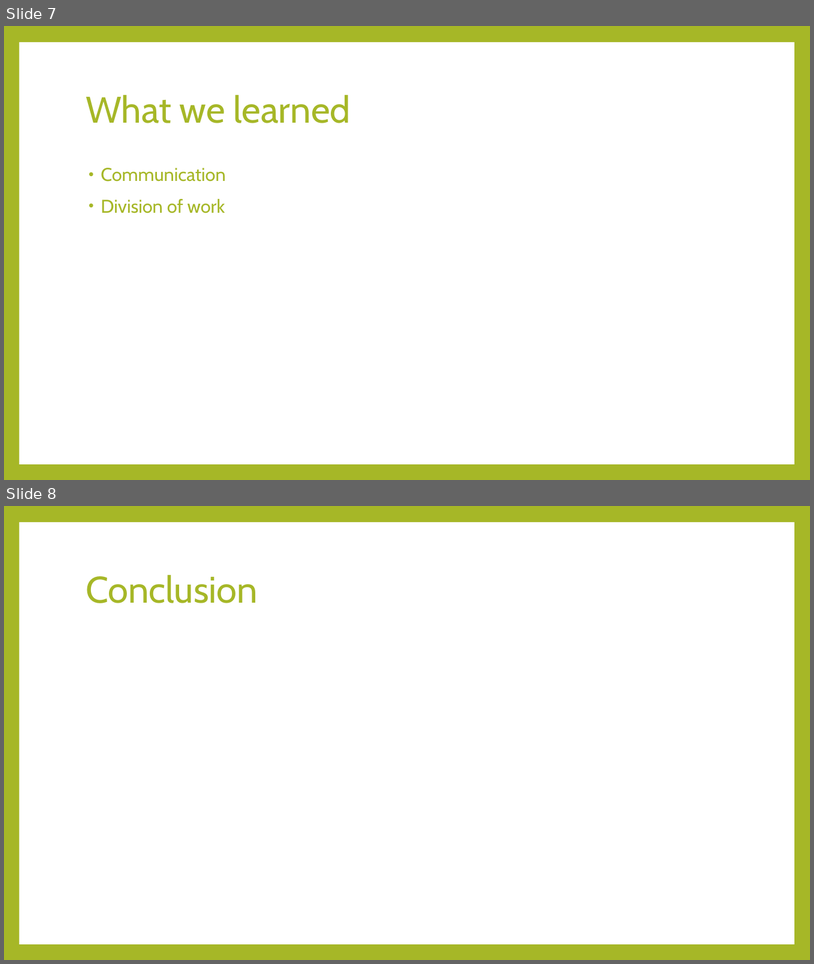
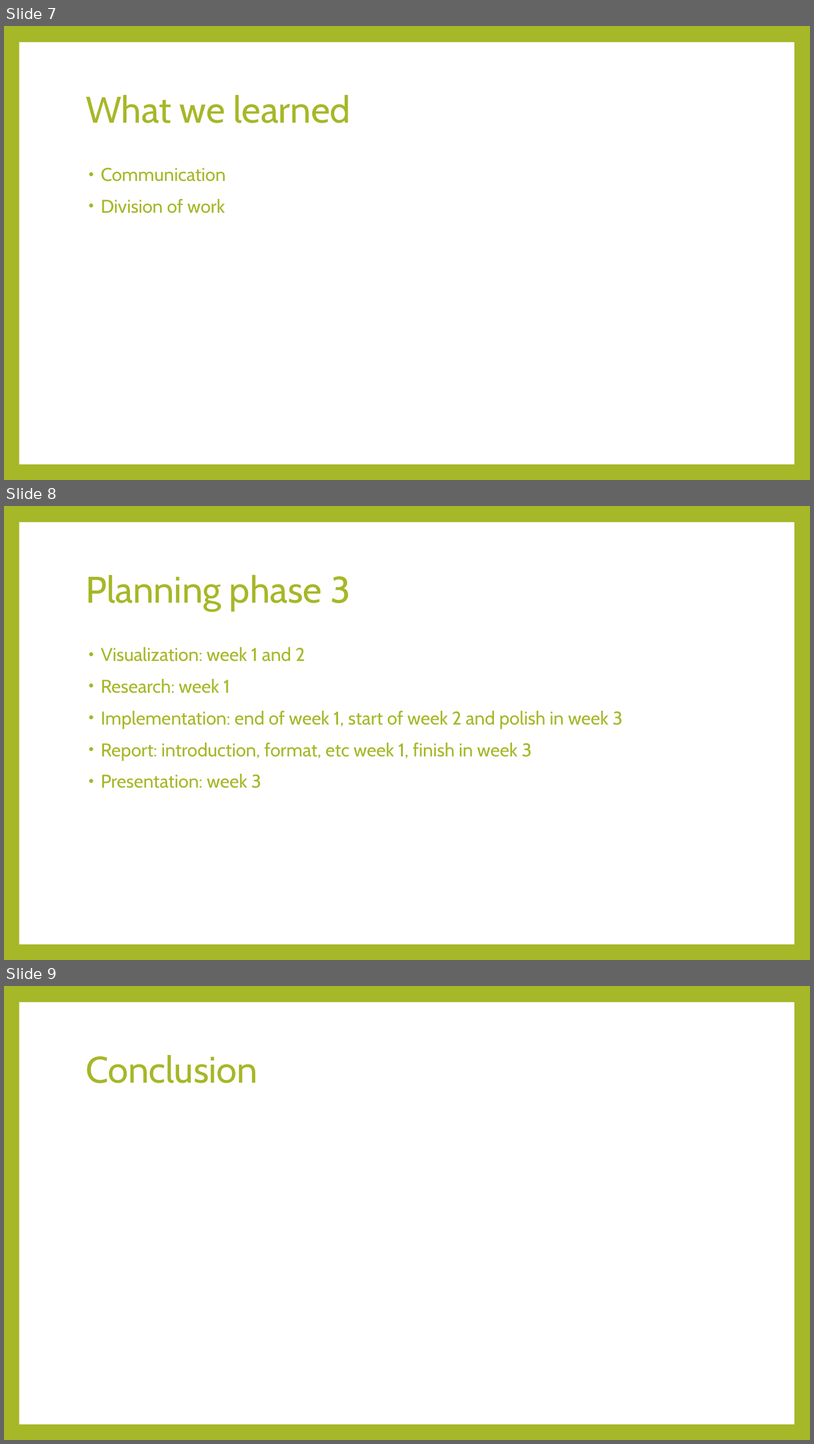
Before and after one commit to Hookz/pentominoes, a slide deck: Pentetris bots.pptx. Shown one above the other, each under a label of ours: slides 7 and 8 before the commit, slides 7, 8 and 9 after it. The pictures are 814x964 and 814x1444 pixels, drawn with LibreOffice and Linux fonts; fonts in the diff are those of the drawing. Boxes give left, top, right and bottom in pixels: in the first picture for what was removed or moved away, otherwise in the second. Text is boxed around its words. In the diff, an @@ line names an element or a change of style, - is before the commit and + after.

Commit message:
planning has been added to the presentation

```diff
--- a/Pentetris bots.pptx
+++ b/Pentetris bots.pptx
@@ slide 8 added at <box>4,506,810,960</box>, background #A6B727; not listed: 1 template element that a slide beside it also shows @@
@@ title added at <box>86,575,351,611</box>, 44 pt, text #A6B727 @@
+Planning phase 3
@@ text added at <box>101,647,623,788</box>, 22 pt, text #A6B727 @@
+• Visualization: week 1 and 2
+• Research: week 1
+• Implementation: end of week 1, start of week 2 and polish in week 3
+• Report: introduction, format, etc week 1, finish in week 3
+• Presentation: week 3
@@ what was slide 8 is now slide 9 @@
```
